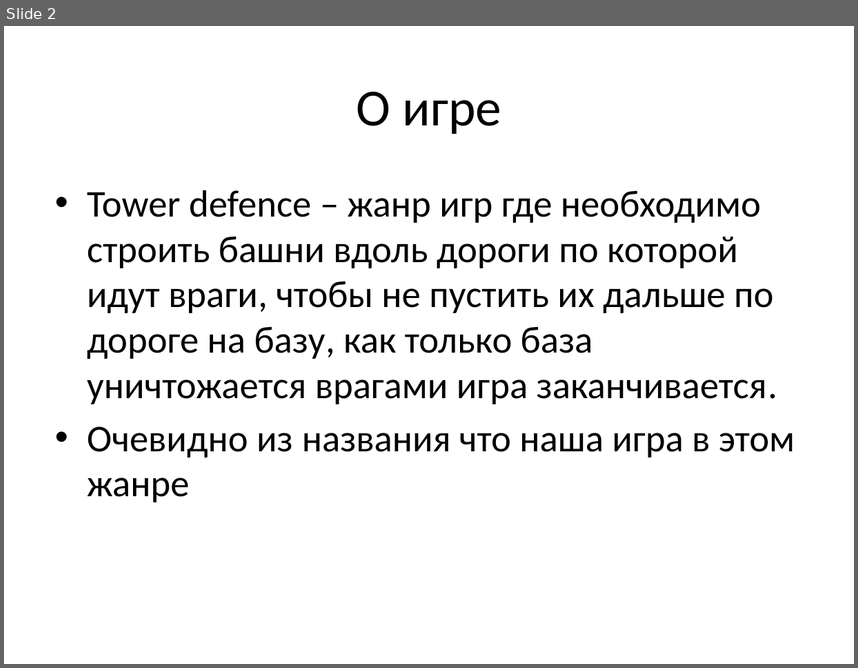
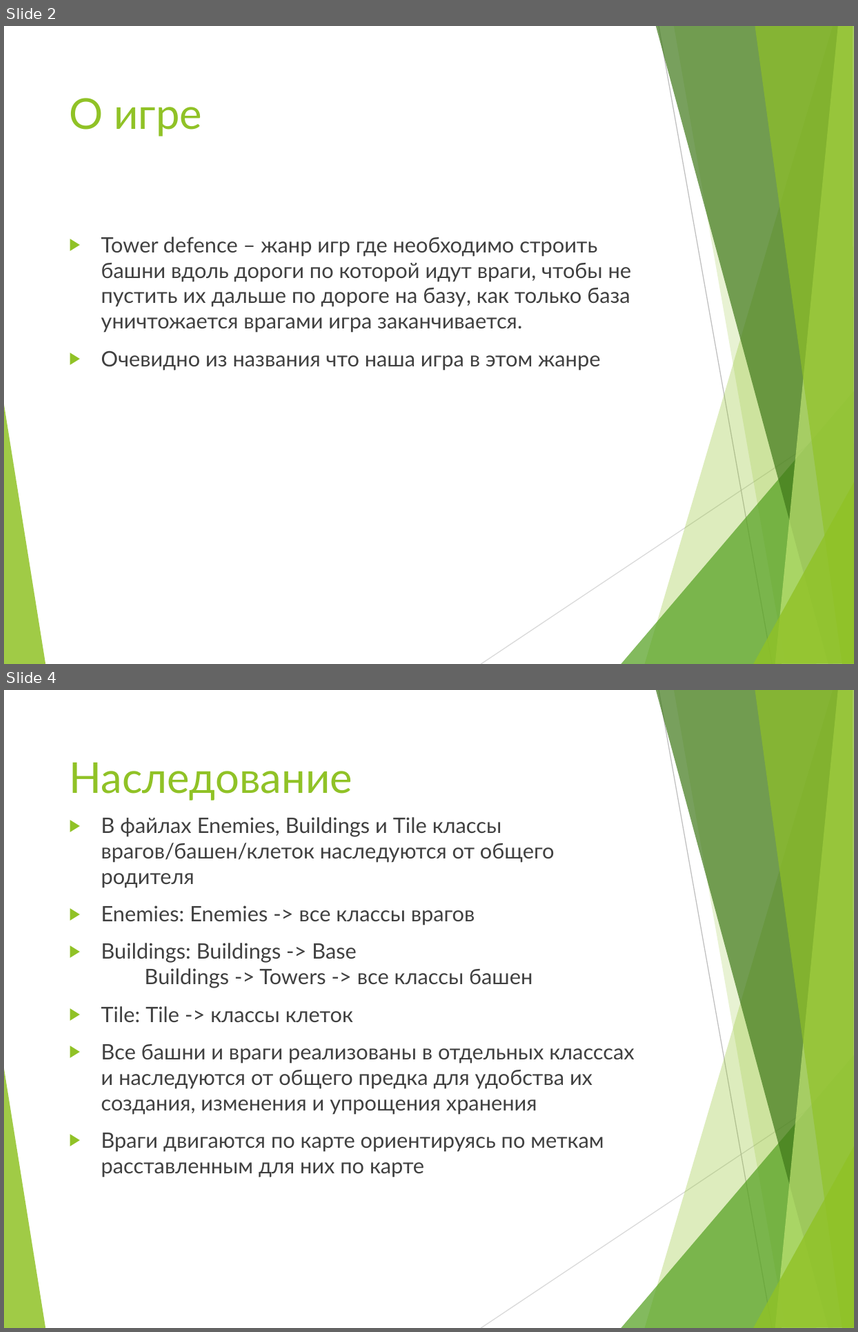
Before and after one commit to Mixaxa1/td-game-project, a slide deck: Презентация.pptx. Shown one above the other, each under a label of ours: slide 2 before the commit, slides 2 and 4 after it; the slides between them are not shown. The pictures are 858x668 and 858x1332 pixels, drawn with LibreOffice and Linux fonts; fonts in the diff are those of the drawing. Boxes give left, top, right and bottom in pixels: in the first picture for what was removed or moved away, otherwise in the second. Text is boxed around its words. In the diff, an @@ line names an element or a change of style, - is before the commit and + after.

```diff
--- a/Презентация.pptx
+++ b/Презентация.pptx
@@ slide 4 added at box(4, 690, 854, 1328), background #FFFFFF; not listed: 10 template elements that a slide beside it also shows @@
@@ title added at box(69, 762, 352, 800), 36 pt, text #90C226 @@
+Наследование
@@ text added at box(101, 817, 634, 1177), 18 pt, text #404040 @@
+▶ В файлах Enemies, Buildings и Tile классы врагов/башен/клеток наследуются от общего родителя
+▶ Enemies: Enemies -> все классы врагов
+▶ Buildings: Buildings -> Base Buildings -> Towers -> все классы башен
+▶ Tile: Tile -> классы клеток
+▶ Все башни и враги реализованы в отдельных класссах и наследуются от общего предка для удобства их создания, изменения и упрощения хранения
+▶ Враги двигаются по карте ориентируясь по меткам расставленным для них по карте
@@ slide 2 changed as well @@
@@ title "О игре": place and size @@
-title "О игре" at box(357, 92, 501, 134)
+title "О игре" at box(69, 98, 202, 136)
@@ title "О игре" at box(69, 98, 202, 136): size 44 to 36 pt, font Calibri to Lato, text colour #000000 to #90C226; alignment centre to left; vertical alignment middle to top @@
@@ text "Tower defence – жанр игр ...": place and size @@
-text "Tower defence – жанр игр ..." at box(87, 190, 795, 502)
+text "Tower defence – жанр игр ..." at box(101, 236, 632, 370)
@@ text "Tower defence – жанр игр ..." at box(101, 236, 632, 370): size 32 to 18 pt, font Calibri to Lato, text colour #000000 to #404040; bullet • to ▶; more space between paragraphs @@
@@ group added at box(4, 26, 854, 664): 8 freeform shapes, 2 lines @@
```
Also in this commit, not shown: 5 other slides changed, 1 other slide added, 1 other file.
